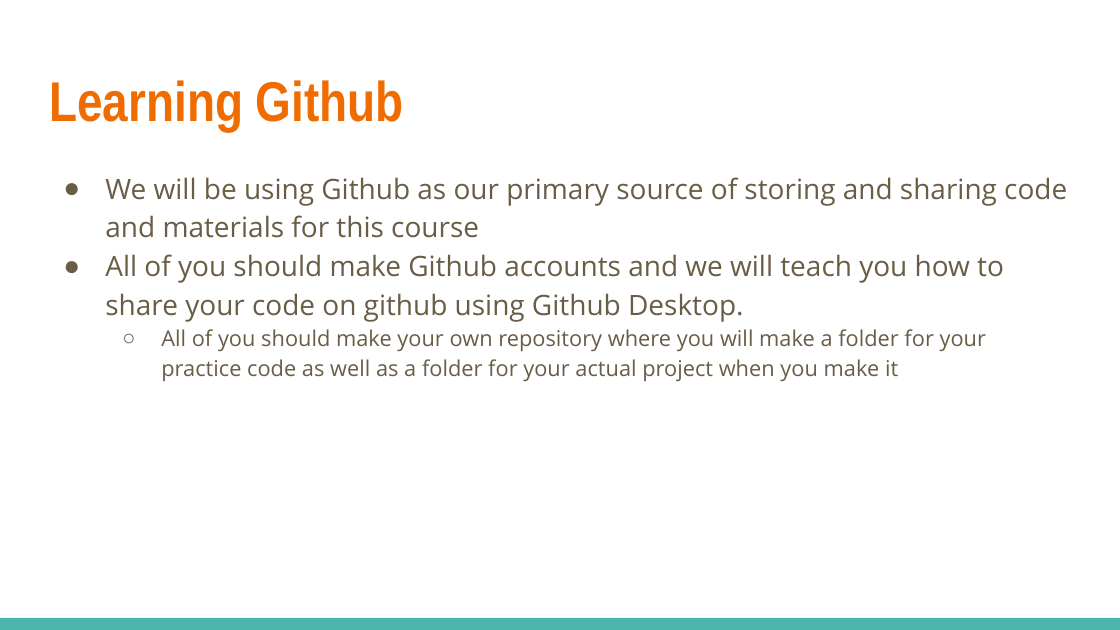
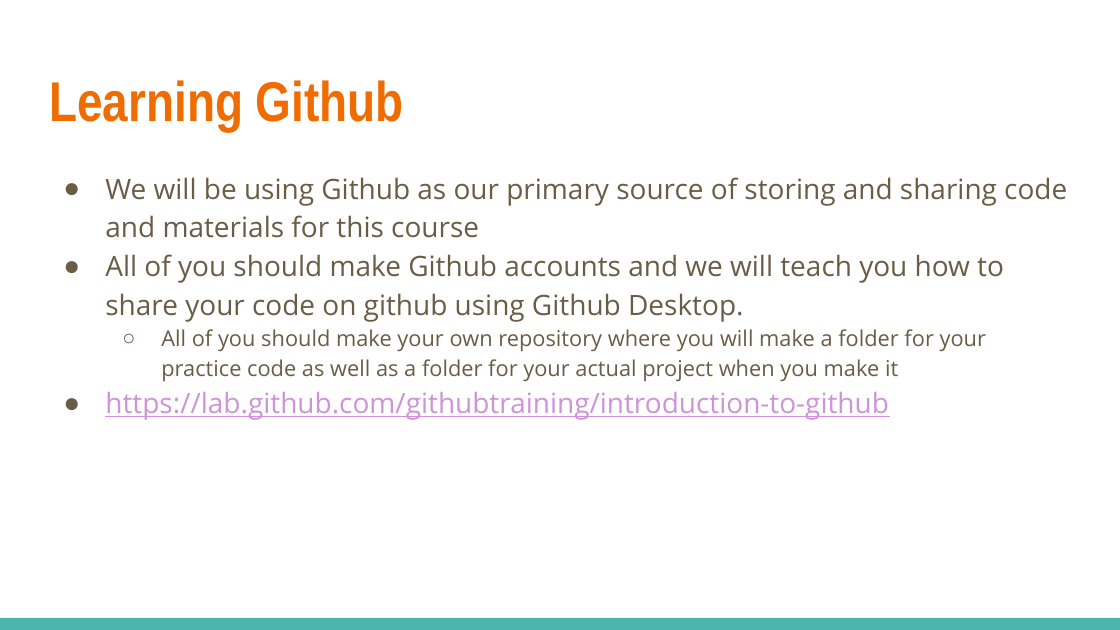
Before and after one commit to Intro-Course-AI-ML/LessonMaterials, a slide deck: slide 17 of 1_AI Course Presentation.pptx (slide 15 before the commit). Drawn at 1120x630 pixels with LibreOffice and Linux fonts; fonts in the diff are those of the drawing. Boxes give left, top, right and bottom in pixels: in the first picture for what was removed or moved away, otherwise in the second. Text is boxed around its words. In the diff, an @@ line names an element or a change of style, - is before the commit and + after.

```diff
--- a/1_AI Course Presentation.pptx
+++ b/1_AI Course Presentation.pptx
@@ text at [105, 392, 889, 420]: paragraph added @@
+● https://lab.github.com/githubtraining/introduction-to-github
```
Also in this commit, not shown: 11 other slides changed, 5 slides added, 2 slides removed, 1 other file.
